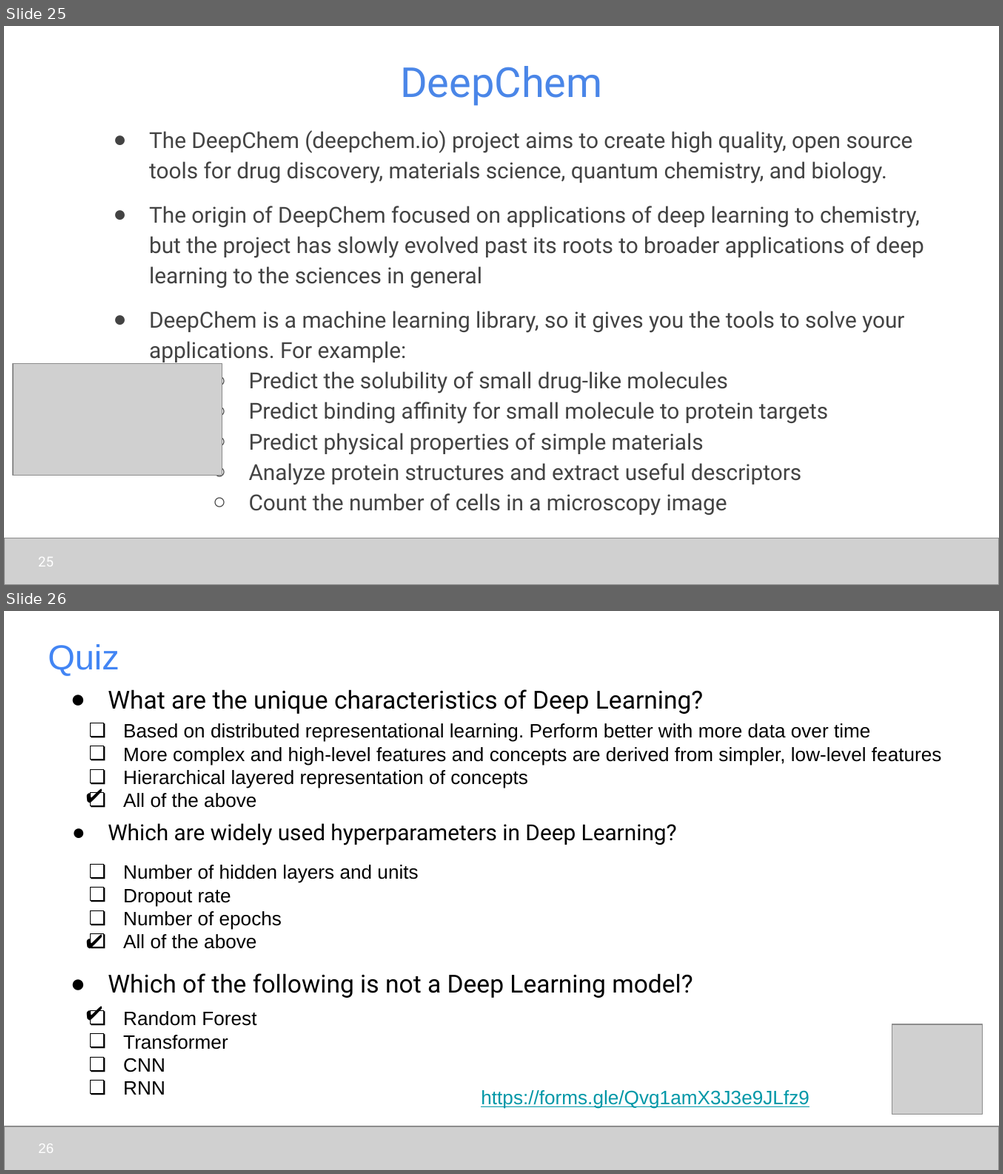
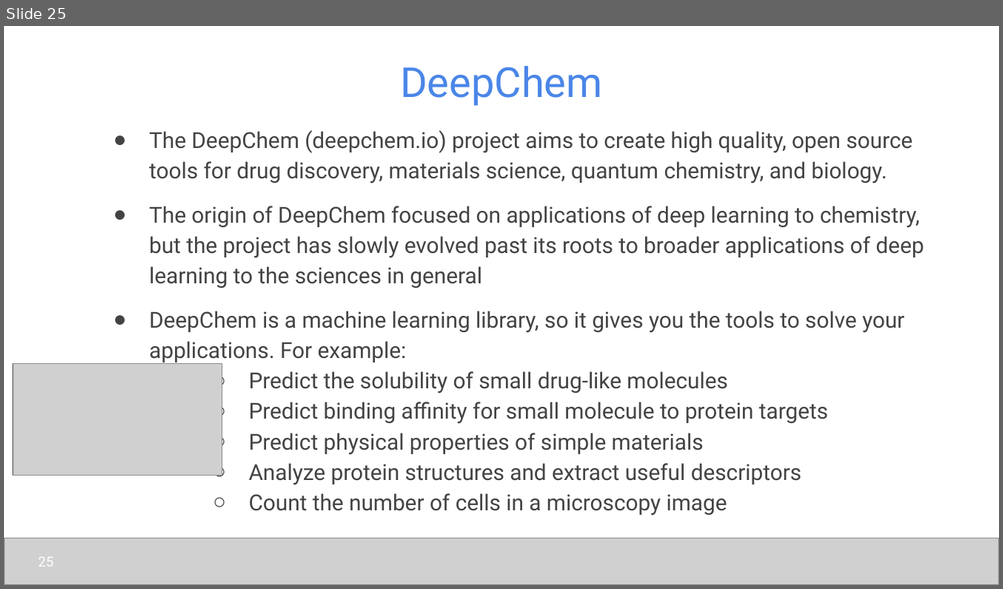
Before and after one commit to udel-cbcb/NIGMS-Sandbox-UD, a slide deck: Submodule_5/Lectures/Submodule_5_Lecture_1_Introduction_to_Deep_Learning.pptx. Shown one above the other, each under a label of ours: slides 25 and 26 before the commit, slide 25 after it. The pictures are 1003x1174 and 1003x589 pixels, drawn with LibreOffice and Linux fonts; fonts in the diff are those of the drawing; grey boxes stand for pictures. Boxes give left, top, right and bottom in pixels: in the first picture for what was removed or moved away, otherwise in the second. Text is boxed around its words. In the diff, an @@ line names an element or a change of style, - is before the commit and + after.

```diff
--- a/Submodule_5/Lectures/Submodule_5_Lecture_1_Introduction_to_Deep_Learning.pptx
+++ b/Submodule_5/Lectures/Submodule_5_Lecture_1_Introduction_to_Deep_Learning.pptx
@@ slide 26 removed at (4, 611, 999, 1170), background #FFFFFF @@
@@ title removed at (48, 644, 119, 676) @@
-Quiz
@@ text removed at (108, 689, 703, 714) @@
-● What are the unique characteristics of Deep Learning?
@@ text removed at (123, 723, 942, 808) @@
-❏ Based on distributed representational learning. Perform better with more data over time
-❏ More complex and high-level features and concepts are derived from simpler, low-level features
-❏ Hierarchical layered representation of concepts
-❏ All of the above
@@ text removed at (76, 774, 122, 818) @@
-✔
@@ text removed at (108, 823, 677, 846) @@
-● Which are widely used hyperparameters in Deep Learning?
@@ text removed at (123, 865, 418, 949) @@
-❏ Number of hidden layers and units
-❏ Dropout rate
-❏ Number of epochs
-❏ All of the above
@@ text removed at (76, 920, 122, 963) @@
-✔
@@ text removed at (108, 974, 692, 998) @@
-● Which of the following is not a Deep Learning model?
@@ text removed at (76, 992, 122, 1036) @@
-✔
@@ text removed at (123, 1011, 256, 1095) @@
-❏ Random Forest
-❏ Transformer
-❏ CNN
-❏ RNN
@@ picture removed at (892, 1025, 982, 1115) @@
@@ text removed at (481, 1091, 809, 1109) @@
-https://forms.gle/Qvg1amX3J3e9JLfz9
@@ picture removed at (4, 1128, 999, 1170) @@
@@ page number removed at (38, 1144, 54, 1153) @@
-26
```
Also in this commit, not shown: 4 other files.
